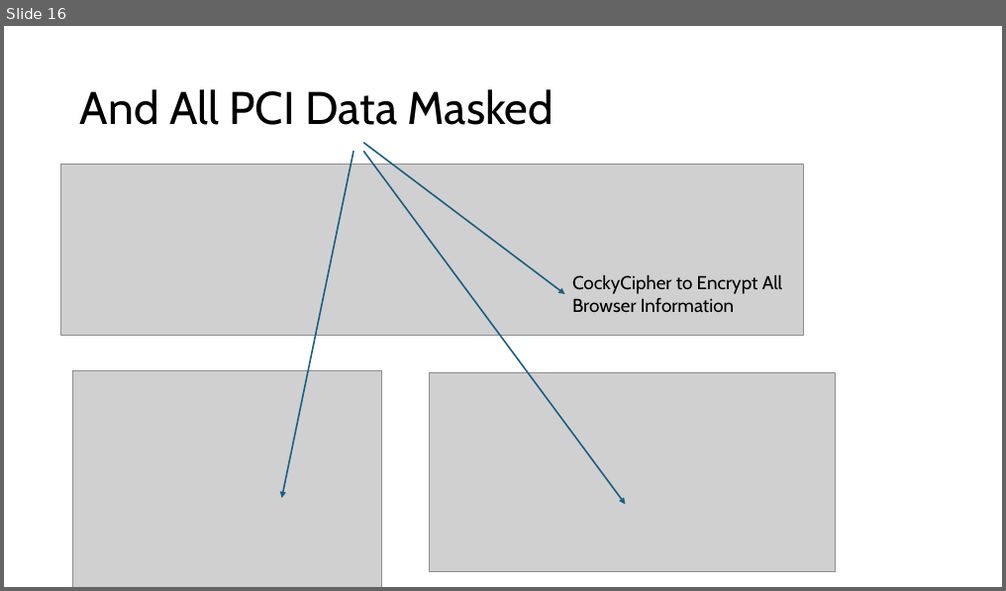
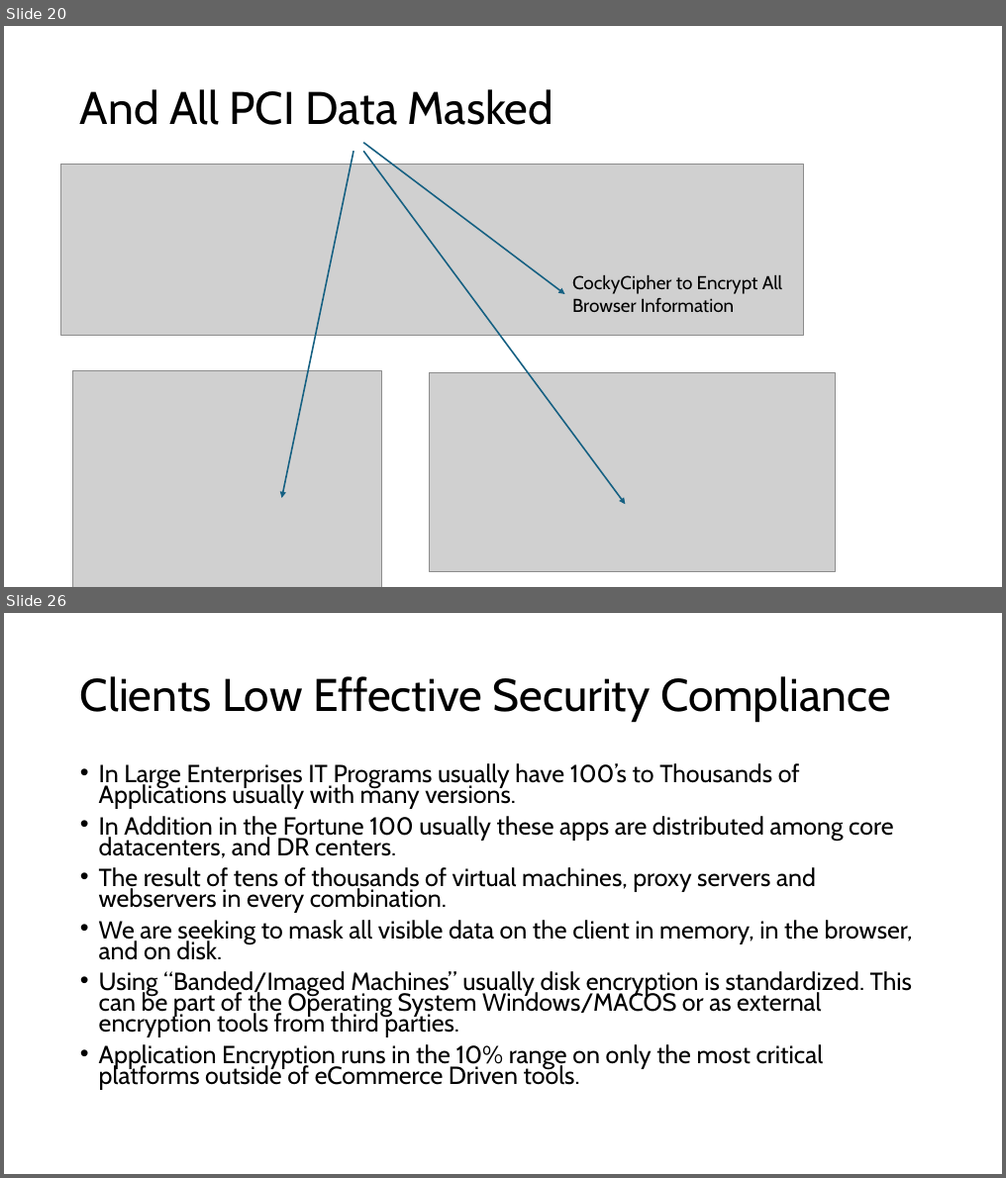
Before and after one commit to jssg33/analyticsgen4, a slide deck: sprint2/Cocky Cipher Overview.pptx. Shown one above the other, each under a label of ours: slide 16 before the commit, slides 20 and 26 after it; the slides between them are not shown. The pictures are 1006x591 and 1006x1178 pixels, drawn with LibreOffice and Linux fonts; fonts in the diff are those of the drawing; grey boxes stand for pictures. Boxes give left, top, right and bottom in pixels: in the first picture for what was removed or moved away, otherwise in the second. Text is boxed around its words. In the diff, an @@ line names an element or a change of style, - is before the commit and + after.

```diff
--- a/sprint2/Cocky Cipher Overview.pptx
+++ b/sprint2/Cocky Cipher Overview.pptx
@@ slide 26 added at (x1=4, y1=613, x2=1002, y2=1174), background #FFFFFF @@
@@ title added at (x1=80, y1=676, x2=890, y2=722), 44 pt, text #000000 @@
+Clients Low Effective Security Compliance
@@ text added at (x1=99, y1=763, x2=913, y2=1089), 23.8 pt, text #000000 @@
+• In Large Enterprises IT Programs usually have 100’s to Thousands of Applications usually with many versions.
+• In Addition in the Fortune 100 usually these apps are distributed among core datacenters, and DR centers.
+• The result of tens of thousands of virtual machines, proxy servers and webservers in every combination.
+• We are seeking to mask all visible data on the client in memory, in the browser, and on disk.
+• Using “Banded/Imaged Machines” usually disk encryption is standardized. This can be part of the Operating System Windows/MACOS or as external encryption tools from third parties.
+• Application Encryption runs in the 10% range on only the most critical platforms outside of eCommerce Driven tools.
@@ what was slide 16 is now slide 20 @@
```
Also in this commit, not shown: 2 slides changed, 10 other slides added, 1 other file.
